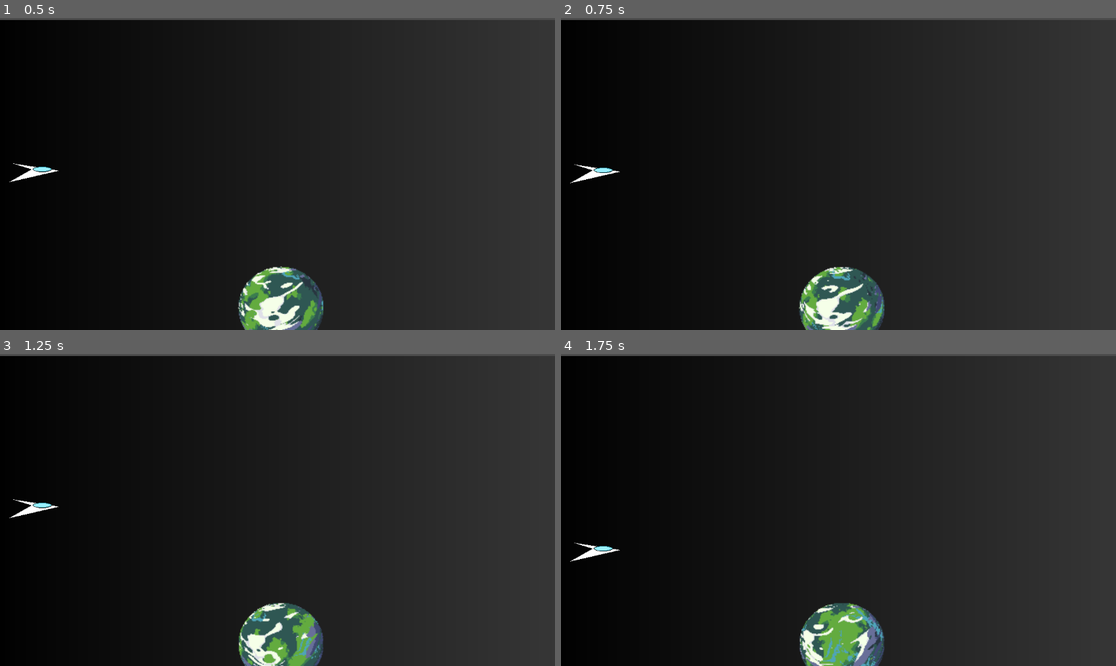
Above: before the commit, frames 1-4 (two rows, left to right).
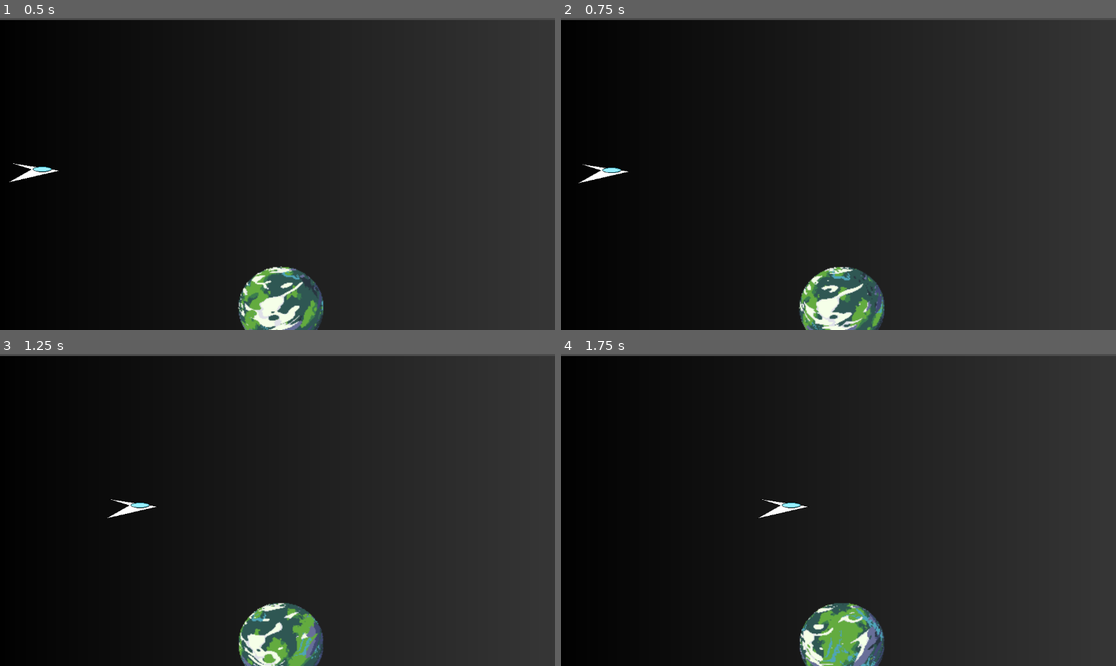
Above: after the commit, the same moments.

Repository: adamsutan/project-space-game
Game: Godot game, scene res://flying test.tscn
The game is run twice, just before and just after one commit, with the same random seed, the same clock (stepped at 60 frames per second) and the same inputs.
Inputs:
- Up to frame 1 (0.5 s): no input
- Up to frame 2 (0.75 s): hold D (strafe_right, bound only after the commit) from 0.53 s (still down); hold Shift (boost, bound only after the commit) from 0.53 s (still down)
- Up to frame 3 (1.25 s): keep holding D (strafe_right, bound only after the commit); keep holding Shift (boost, bound only after the commit)
- Up to frame 4 (1.75 s): release D (strafe_right, bound only after the commit) at 1.28 s; release Shift (boost, bound only after the commit) at 1.28 s; hold Down (ui_down) from 1.28 s (still down); tap Shift (boost, bound only after the commit) at 1.35 s

Frame 1 is identical in both runs. In frame 2, 0.2% of the frame differs, in the area x 1-13%, y 46-54%; in frame 3, 0.4%, in the area x 1-29%, y 46-53%; in frame 4, 0.4%.

Commit message:
basic movement & physics

Diff:
--- a/flying test.tscn
+++ b/flying test.tscn
@@ -2,8 +2,8 @@
 
 [ext_resource type="Script" uid="uid://d4gnp6oxmof4r" path="res://node_2d.gd" id="1_2rouq"]
 [ext_resource type="Script" uid="uid://brbn61eds2y68" path="res://ship.gd" id="2_musmr"]
-[ext_resource type="Texture2D" uid="uid://c84mnv4855tif" path="res://Spaceship.png" id="3_2rouq"]
-[ext_resource type="Texture2D" uid="uid://b0us3acdt2jog" path="res://3768899871 (1).png" id="5_olrgg"]
+[ext_resource type="Texture2D" uid="uid://c84mnv4855tif" path="res://assets/spaceship/Spaceship.png" id="3_2rouq"]
+[ext_resource type="Texture2D" uid="uid://b0us3acdt2jog" path="res://assets/planet/3768899871.png" id="5_olrgg"]
 
 [sub_resource type="AtlasTexture" id="AtlasTexture_olrgg"]
 atlas = ExtResource("3_2rouq")
--- a/project.godot
+++ b/project.godot
@@ -15,6 +15,50 @@
 config/features=PackedStringArray("4.5", "Mobile")
 config/icon="res://icon.svg"
 
+[input]
+
+thrust_forward={
+"deadzone": 0.2,
+"events": [Object(InputEventKey,"resource_local_to_scene":false,"resource_name":"","device":-1,"window_id":0,"alt_pressed":false,"shift_pressed":false,"ctrl_pressed":false,"meta_pressed":false,"pressed":false,"keycode":0,"physical_keycode":87,"key_label":0,"unicode":119,"location":0,"echo":false,"script":null)
+]
+}
+thrust_reverse={
+"deadzone": 0.2,
+"events": [Object(InputEventKey,"resource_local_to_scene":false,"resource_name":"","device":-1,"window_id":0,"alt_pressed":false,"shift_pressed":false,"ctrl_pressed":false,"meta_pressed":false,"pressed":false,"keycode":0,"physical_keycode":83,"key_label":0,"unicode":115,"location":0,"echo":false,"script":null)
+]
+}
+strafe_left={
+"deadzone": 0.2,
+"events": [Object(InputEventKey,"resource_local_to_scene":false,"resource_name":"","device":-1,"window_id":0,"alt_pressed":false,"shift_pressed":false,"ctrl_pressed":false,"meta_pressed":false,"pressed":false,"keycode":0,"physical_keycode":65,"key_label":0,"unicode":97,"location":0,"echo":false,"script":null)
+]
+}
+strafe_right={
+"deadzone": 0.2,
+"events": [Object(InputEventKey,"resource_local_to_scene":false,"resource_name":"","device":-1,"window_id":0,"alt_pressed":false,"shift_pressed":false,"ctrl_pressed":false,"meta_pressed":false,"pressed":false,"keycode":0,"physical_keycode":68,"key_label":0,"unicode":100,"location":0,"echo":false,"script":null)
+]
+}
+turn_left={
+"deadzone": 0.2,
+"events": [Object(InputEventKey,"resource_local_to_scene":false,"resource_name":"","device":-1,"window_id":0,"alt_pressed":false,"shift_pressed":false,"ctrl_pressed":false,"meta_pressed":false,"pressed":false,"keycode":0,"physical_keycode":81,"key_label":0,"unicode":113,"location":0,"echo":false,"script":null)
+]
+}
+turn_right={
+"deadzone": 0.2,
+"events": [Object(InputEventKey,"resource_local_to_scene":false,"resource_name":"","device":-1,"window_id":0,"alt_pressed":false,"shift_pressed":false,"ctrl_pressed":false,"meta_pressed":false,"pressed":false,"keycode":0,"physical_keycode":69,"key_label":0,"unicode":101,"location":0,"echo":false,"script":null)
+]
+}
+boost={
+"deadzone": 0.2,
+"events": [Object(InputEventKey,"resource_local_to_scene":false,"resource_name":"","device":-1,"window_id":0,"alt_pressed":false,"shift_pressed":false,"ctrl_pressed":false,"meta_pressed":false,"pressed":false,"keycode":0,"physical_keycode":4194325,"key_label":0,"unicode":0,"location":0,"echo":false,"script":null)
+, Object(InputEventKey,"resource_local_to_scene":false,"resource_name":"","device":-1,"window_id":0,"alt_pressed":false,"shift_pressed":false,"ctrl_pressed":false,"meta_pressed":false,"pressed":false,"keycode":0,"physical_keycode":4194325,"key_label":0,"unicode":0,"location":0,"echo":false,"script":null)
+]
+}
+brake={
+"deadzone": 0.2,
+"events": [Object(InputEventKey,"resource_local_to_scene":false,"resource_name":"","device":-1,"window_id":0,"alt_pressed":false,"shift_pressed":false,"ctrl_pressed":false,"meta_pressed":false,"pressed":false,"keycode":0,"physical_keycode":32,"key_label":0,"unicode":32,"location":0,"echo":false,"script":null)
+]
+}
+
 [rendering]
 
 renderer/rendering_method="mobile"
--- a/ship.gd
+++ b/ship.gd
@@ -1,9 +1,75 @@
 extends CharacterBody2D
 
-var speed := 200  # pixels per second
+@export var thrust_accel: float = 600.0     # akselerasi maju
+@export var reverse_accel: float = 400.0    # akselerasi mundur
+@export var strafe_accel: float = 450.0     # akselerasi strafe
+@export var rotation_speed: float = 3.0     # rad/s
+@export var max_speed: float = 350.0        # batas kecepatan normal
+@export var linear_damp: float = 2.0        # "drag" saat tidak throttle (arcade)
+@export var boost_multiplier: float = 1.8   # boost menaikkan accel & max_speed
+@export var boost_damp_scale: float = 0.7   # drag sedikit berkurang saat boost
+@export var brake_accel: float = 1200.0     # pengereman aktif
 
-func _process(delta):
-	if Input.is_action_pressed("ui_up"):
-		position.y -= speed * delta
-	elif Input.is_action_pressed("ui_down"):
-		position.y += speed * delta
+var _thrusting := false
+var _boosting := false
+
+func _physics_process(delta: float) -> void:
+	var accel := Vector2.ZERO
+	var turning := 0.0
+
+	## --- Rotasi (Q/E) ---
+	#if Input.is_action_pressed("turn_left"):
+		#turning -= 1.0
+	#if Input.is_action_pressed("turn_right"):
+		#turning += 1.0
+	#rotation += turning * rotation_speed * delta
+
+
+
+	_boosting = Input.is_action_pressed("boost")
+
+	# --- Arah lokal kapal ---
+	var forward := Vector2.UP.rotated(rotation)     # "hidung" kapal
+	var right := Vector2.RIGHT.rotated(rotation)    # kanan kapal
+
+	# --- Thrust maju/mundur ---
+	_thrusting = false
+	if Input.is_action_pressed("thrust_forward"):
+		accel += forward * thrust_accel
+		_thrusting = true
+	elif Input.is_action_pressed("thrust_reverse"):
+		accel -= forward * reverse_accel
+		_thrusting = true
+
+	# --- Strafe kiri/kanan (A/D) ---
+	if Input.is_action_pressed("strafe_left"):
+		accel -= right * strafe_accel
+		_thrusting = true
+	if Input.is_action_pressed("strafe_right"):
+		accel += right * strafe_accel
+		_thrusting = true
+
+	# --- Boost memengaruhi accel & top speed ---
+	var boost_mul := boost_multiplier if _boosting else 1.0
+	accel *= boost_mul
+	var current_max_speed := max_speed * boost_mul
+
+	# --- Integrasi akselerasi ---
+	velocity += accel * delta
+
+	# --- Brake aktif (Space) mengurangi kecepatan ke 0 cepat ---
+	if Input.is_action_pressed("brake") and velocity.length() > 0.0:
+		var brake_dir := -velocity.normalized()
+		velocity += brake_dir * brake_accel * delta
+
+	## --- Drag saat tidak menekan gas (arcade feel) ---
+	#var damp := linear_damp * (_boosting ? boost_damp_scale : 1.0)
+	#if not _thrusting and velocity.length() > 0.0:
+		## dorong ke 0 dengan laju konstan
+		#velocity = velocity.move_toward(Vector2.ZERO, damp * max_speed * delta)
+
+	# --- Batasi kecepatan maksimum ---
+	if velocity.length() > current_max_speed:
+		velocity = velocity.normalized() * current_max_speed
+
+	move_and_slide()
Binary file removed: Fly (1).png
Binary file removed: Fly (2).png
Not shown, removed: Fly (2).png.import
Not shown, changed: Outer Space 01.png.import
Not shown, removed: Spaceship.png.import
Renamed: 3768899871 (1).png -> assets/planet/3768899871.png
Not shown, changed: assets/planet/3768899871.png.import
Renamed: Spaceship.png -> assets/spaceship/Spaceship.png
Not shown, changed: assets/spaceship/Spaceship.png.import
Not shown, changed: icon.svg.import
